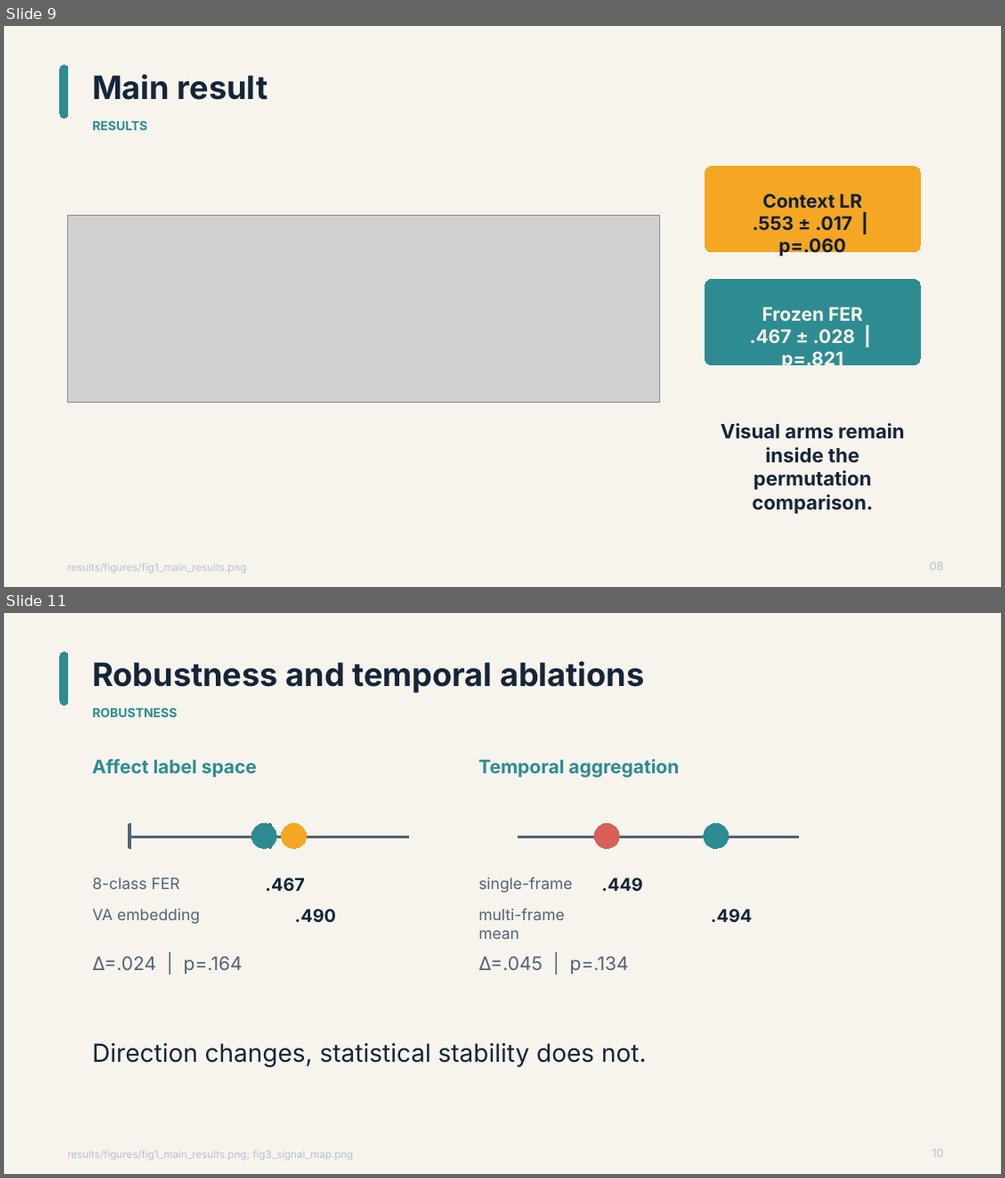
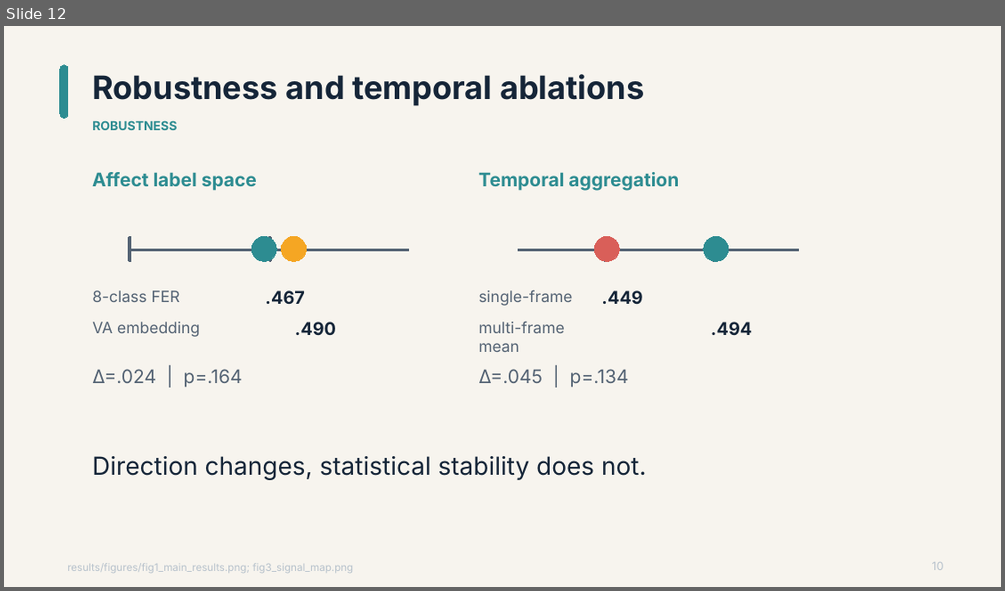
Before and after one commit to Grass456/Penalty-shoot-and-Expression, a slide deck: video/deliverables/Penalty_Shootout_and_Facial_Expression.pptx. Shown one above the other, each under a label of ours: slides 9 and 11 before the commit, slide 12 after it; the slides between them are not shown. The pictures are 1005x1178 and 1005x591 pixels, drawn with LibreOffice and Linux fonts; fonts in the diff are those of the drawing; grey boxes stand for pictures. Boxes give left, top, right and bottom in pixels: in the first picture for what was removed or moved away, otherwise in the second. Text is boxed around its words. In the diff, an @@ line names an element or a change of style, - is before the commit and + after.

```diff
--- a/video/deliverables/Penalty_Shootout_and_Facial_Expression.pptx
+++ b/video/deliverables/Penalty_Shootout_and_Facial_Expression.pptx
@@ slide 9 removed at [4, 26, 1001, 587], background #F7F4EE @@
@@ rounded rectangle removed at [60, 65, 67, 118] @@
@@ text removed at [92, 74, 268, 100] @@
-Main result
@@ text removed at [92, 120, 147, 130] @@
-RESULTS
@@ rounded rectangle removed at [705, 167, 921, 253] @@
@@ text removed at [752, 193, 862, 257] @@
-Context LR
-.553 ± .017 | p=.060
@@ picture removed at [67, 216, 660, 402] @@
@@ rounded rectangle removed at [705, 280, 921, 365] @@
@@ text removed at [750, 306, 863, 370] @@
-Frozen FER
-.467 ± .028 | p=.821
@@ text removed at [720, 423, 904, 514] @@
-Visual arms remain inside the permutation comparison.
@@ text removed at [67, 563, 246, 572] @@
-results/figures/fig1_main_results.png
@@ text removed at [930, 562, 944, 570] @@
-08
@@ what was slide 11 is now slide 12 @@
```
Also in this commit, not shown: 5 slides changed, 6 slides added, 4 other slides removed, 18 other files.
